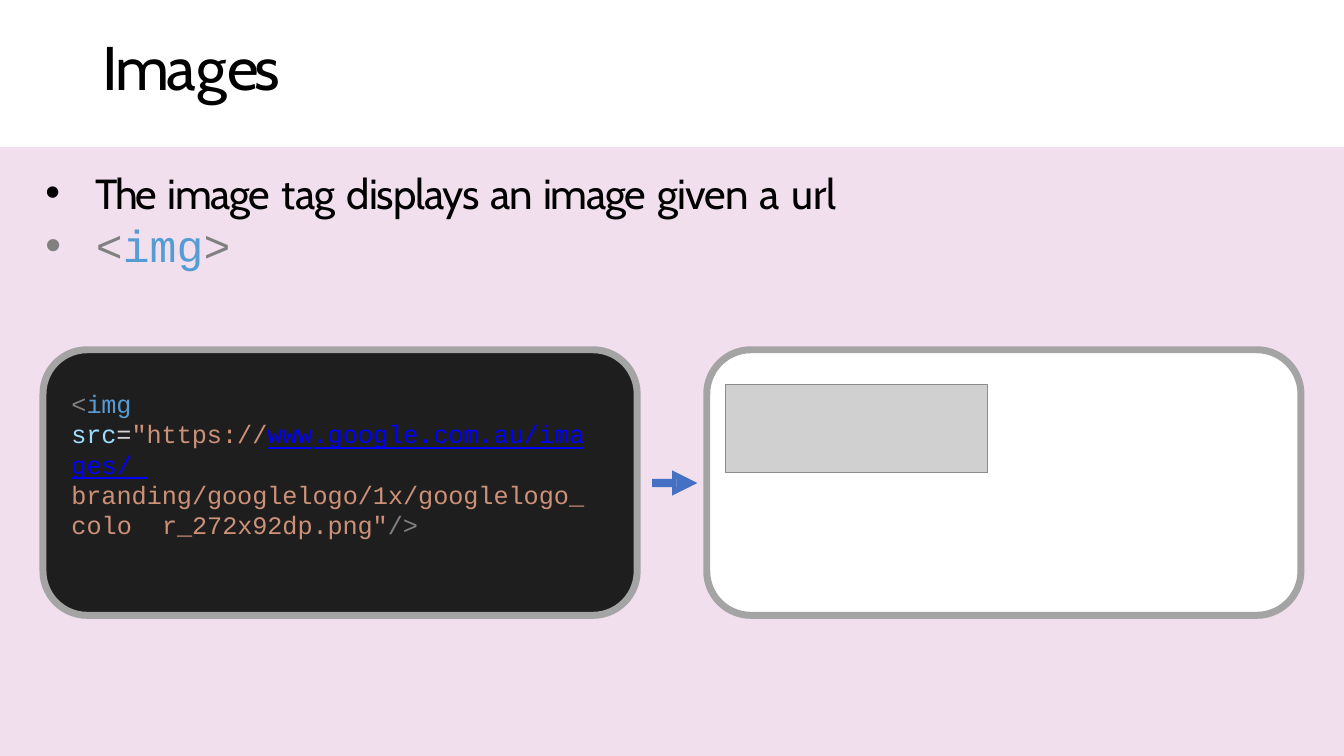
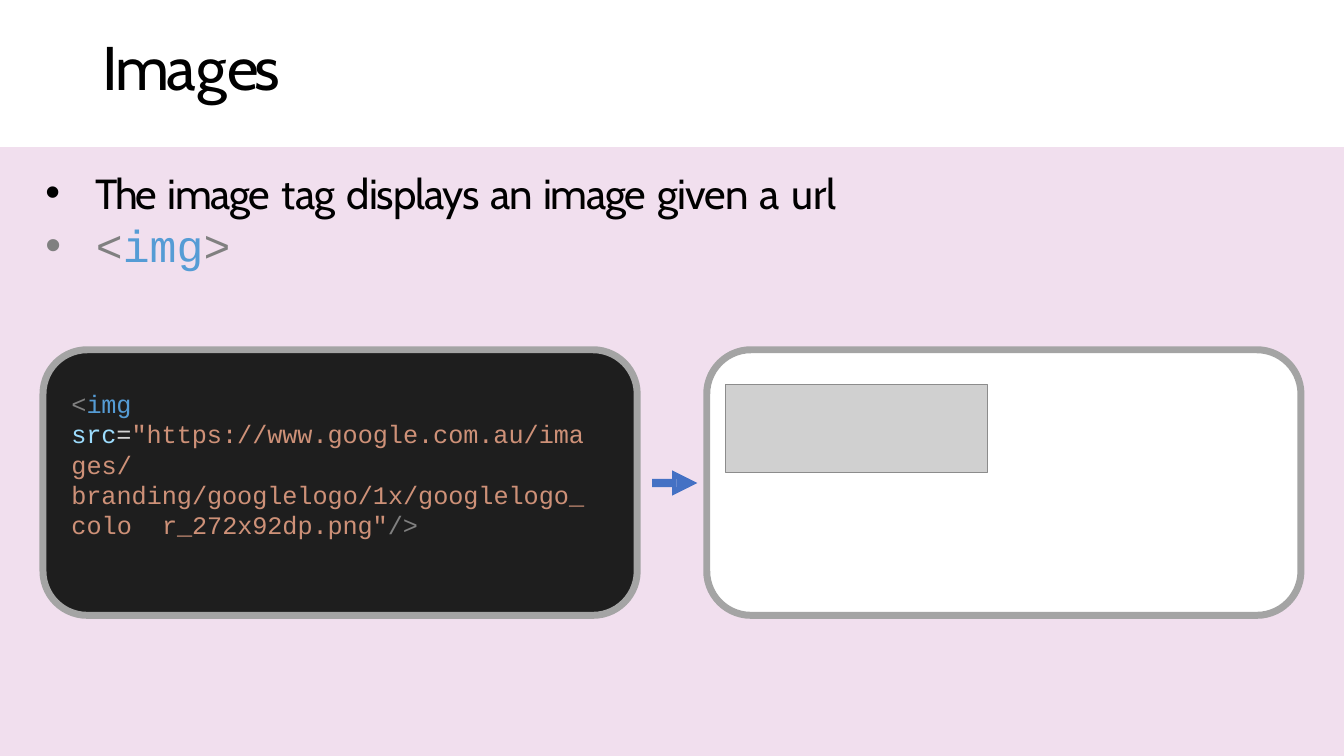
Before and after one commit to cheajer/html-css-forcast, a slide deck: slide 16 of Workshop PPT/HTML CSS Workshop #1.pptx. Drawn at 1344x756 pixels with LibreOffice and Linux fonts; fonts in the diff are those of the drawing; grey boxes stand for pictures. Boxes give left, top, right and bottom in pixels: in the first picture for what was removed or moved away, otherwise in the second. Text is boxed around its words. In the diff, an @@ line names an element or a change of style, - is before the commit and + after.

```diff
--- a/Workshop PPT/HTML CSS Workshop #1.pptx
+++ b/Workshop PPT/HTML CSS Workshop #1.pptx
@@ text "<img src="https://www.google.com.au/images/ branding/googlel ..." at <box>71,395,584,540</box>: text colour #0000FF to #CE9178, underline off in "src="https://www.google.com.au/images/" @@
```
Also in this commit, not shown: 1 other slide changed, 4 other files.
